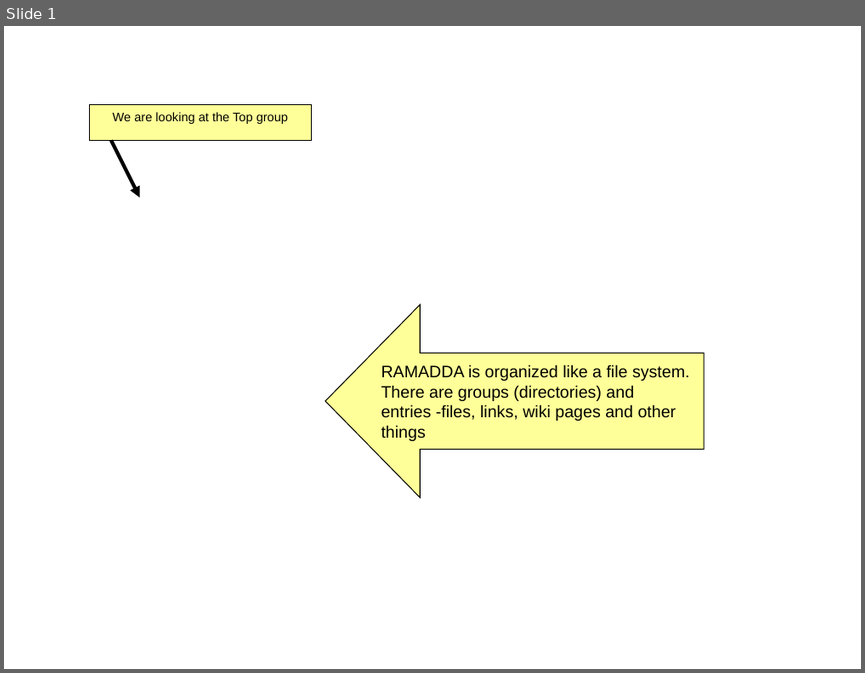
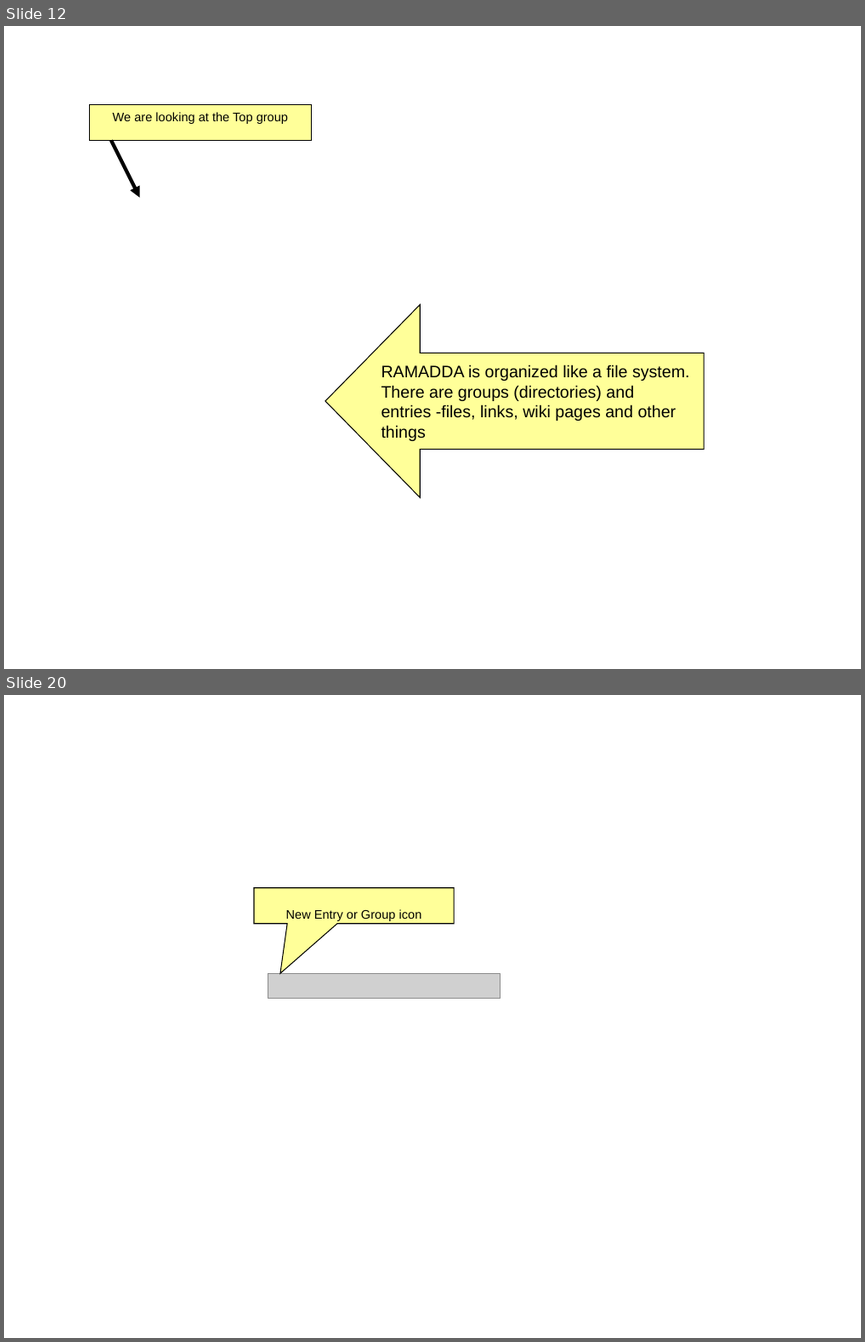
Before and after one commit to Unidata/IDV, a slide deck: ucar/unidata/repository/docs/userguide/content/overview.ppt. Shown one above the other, each under a label of ours: slide 1 before the commit, slides 12 and 20 after it; the slides between them are not shown. The pictures are 865x673 and 865x1342 pixels, drawn with LibreOffice and Linux fonts; fonts in the diff are those of the drawing; grey boxes stand for pictures; background and template pictures are left out. Boxes give left, top, right and bottom in pixels: in the first picture for what was removed or moved away, otherwise in the second. Text is boxed around its words. In the diff, an @@ line names an element or a change of style, - is before the commit and + after.

```diff
--- a/ucar/unidata/repository/docs/userguide/content/overview.ppt
+++ b/ucar/unidata/repository/docs/userguide/content/overview.ppt
@@ slide 20 added at (4, 695, 861, 1338), background #FFFFFF @@
@@ speech box added at (254, 888, 454, 924), fill #FFFF99, outline #000000 0.74 pt, 18 pt, text #000000 @@
+New Entry or Group icon
@@ picture added at (268, 974, 500, 998) @@
@@ what was slide 1 is now slide 12 @@
```
Also in this commit, not shown: 10 other slides added, 3 other files.
